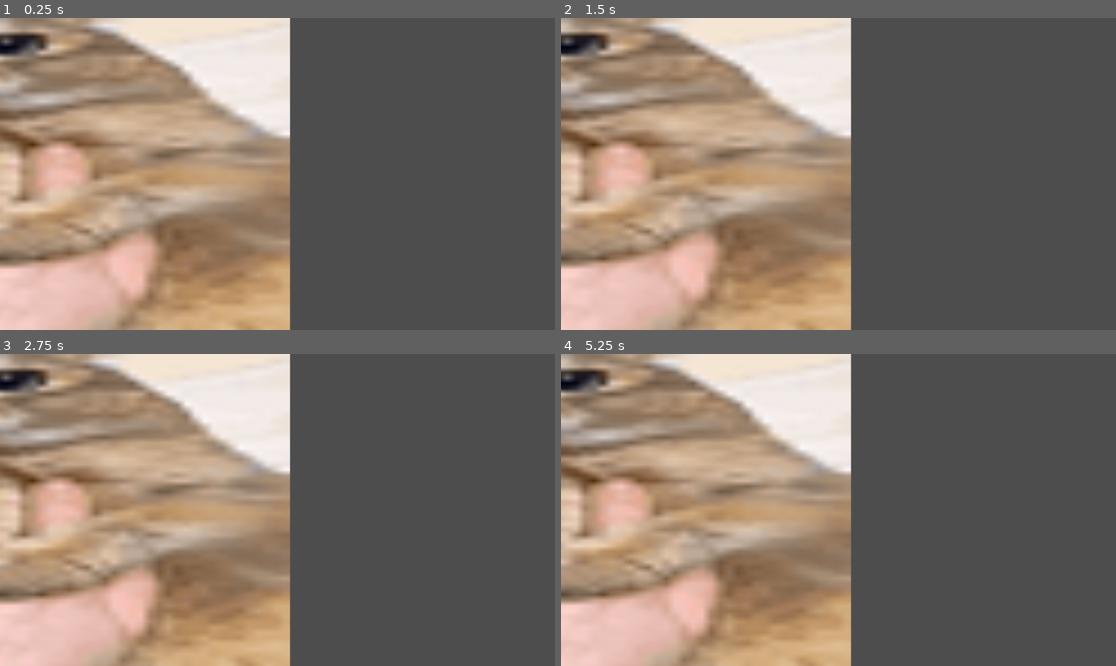
Above: before the commit, frames 1-4 (two rows, left to right).
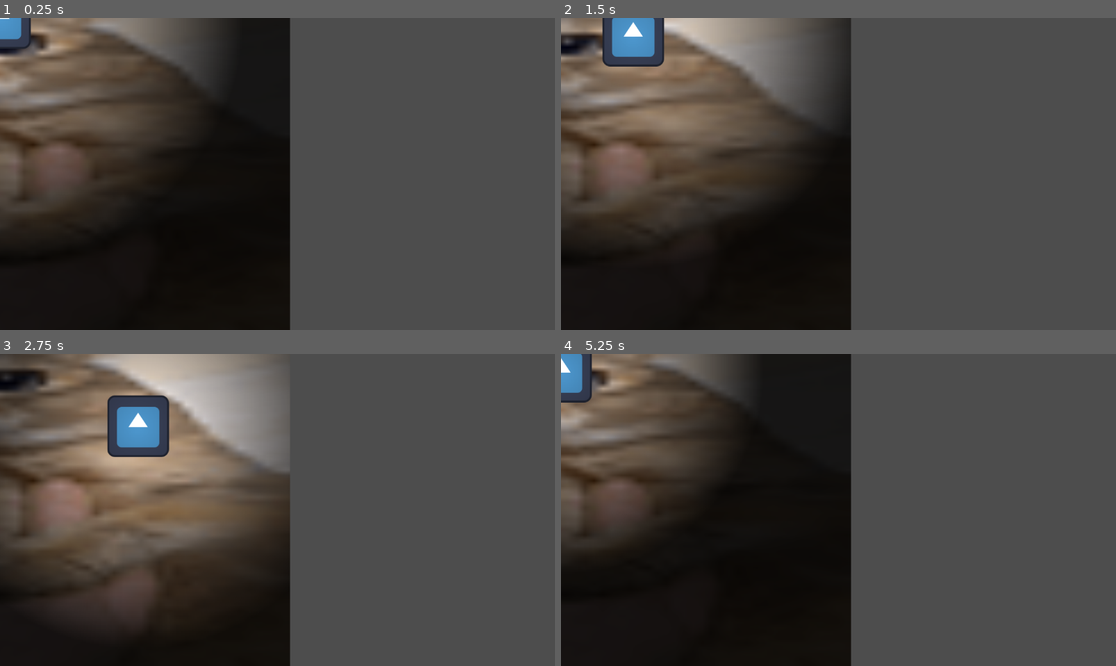
Above: after the commit, the same moments.

Repository: esemv07/Daydream-Game
Game: Godot game, scene res://node_2d.tscn
The game is run twice, just before and just after one commit, with the same random seed, the same clock (stepped at 60 frames per second) and the same inputs. The engine's default icon, where the game draws it, is replaced by a stand-in: a white triangle on a blue panel in a dark square.
Inputs:
- Up to frame 1 (0.25 s): no input
- Up to frame 2 (1.5 s): tap Enter at 0.5 s; hold D (right) 0.53-1.28 s; hold S (down) from 1.28 s (still down)
- Up to frame 3 (2.75 s): release S (down) at 2.03 s; hold D (right) from 2.03 s (still down)
- Up to frame 4 (5.25 s): release D (right) at 2.78 s; hold W (up) 2.78-3.53 s; hold A (left) 3.53-5.03 s; hold S (down) from 5.03 s (still down)

The runs differ from the first frame. In frame 1, 51% of the frame differs, in the area x 0-53%, y 0-100%; in frame 2, 50%; in frame 3, 50%; in frame 4, 52%.

Commit message:
Add shrinking Point Light

Diff:
--- a/Player.tscn
+++ b/Player.tscn
@@ -1,7 +1,8 @@
-[gd_scene load_steps=4 format=3 uid="uid://dopdr3vvbca2n"]
+[gd_scene load_steps=5 format=3 uid="uid://dopdr3vvbca2n"]
 
 [ext_resource type="Script" path="res://character_body_2d.gd" id="1_vcb02"]
 [ext_resource type="Texture2D" uid="uid://dfmsfu767o1fk" path="res://icon.svg" id="2_1o4i0"]
+[ext_resource type="Texture2D" uid="uid://ffhfxd6ktxgp" path="res://textures/light.png" id="3_o5qv4"]
 
 [sub_resource type="CircleShape2D" id="CircleShape2D_yu4jt"]
 radius = 73.0069
@@ -17,3 +18,10 @@
 texture = ExtResource("2_1o4i0")
 
 [node name="AnimationPlayer" type="AnimationPlayer" parent="Sprite2D"]
+
+[node name="PointLight2D" type="PointLight2D" parent="."]
+texture = ExtResource("3_o5qv4")
+
+[node name="Timer" type="Timer" parent="."]
+wait_time = 30.0
+one_shot = true
--- a/character_body_2d.gd
+++ b/character_body_2d.gd
@@ -2,17 +2,31 @@
 
 
 @onready var animationplayer: AnimationPlayer = $Sprite2D/AnimationPlayer
+@onready var timer: Timer = $Timer
+@onready var light: PointLight2D = $PointLight2D
 
 @export var speed: int = 50
 
 var direction: Vector2 = Vector2.ZERO
 
 
+func _ready() -> void:
+	timer.start()
+
 
 func _process(delta: float) -> void:
+	# Movement
 	direction = Input.get_vector("left", "right", "up", "down")
+
+	# Lighting
+	var texture_scale = vision_time_left() / 15
+	light.set_texture_scale(texture_scale)
 
 
 func _physics_process(delta: float) -> void:
 	velocity = direction * speed
 	move_and_slide()
+
+func vision_time_left():
+	var time_left = timer.time_left
+	return time_left
--- a/node_2d.tscn
+++ b/node_2d.tscn
@@ -1,6 +1,7 @@
-[gd_scene load_steps=2 format=3 uid="uid://de66lt63seyxl"]
+[gd_scene load_steps=3 format=3 uid="uid://de66lt63seyxl"]
 
 [ext_resource type="Texture2D" uid="uid://vs2akb63ju0e" path="res://littletole.png" id="1_wtcfe"]
+[ext_resource type="PackedScene" uid="uid://dopdr3vvbca2n" path="res://Player.tscn" id="2_u14xi"]
 
 [node name="Node2D" type="Node2D"]
 
@@ -8,3 +9,8 @@
 position = Vector2(-137, 257.75)
 scale = Vector2(18.7089, 11.2628)
 texture = ExtResource("1_wtcfe")
+
+[node name="CharacterBody2D" parent="." instance=ExtResource("2_u14xi")]
+
+[node name="CanvasModulate" type="CanvasModulate" parent="."]
+color = Color(0.0904823, 0.0904823, 0.0904823, 1)
Binary file added: textures/light.png
Not shown, added: textures/light.png.import
